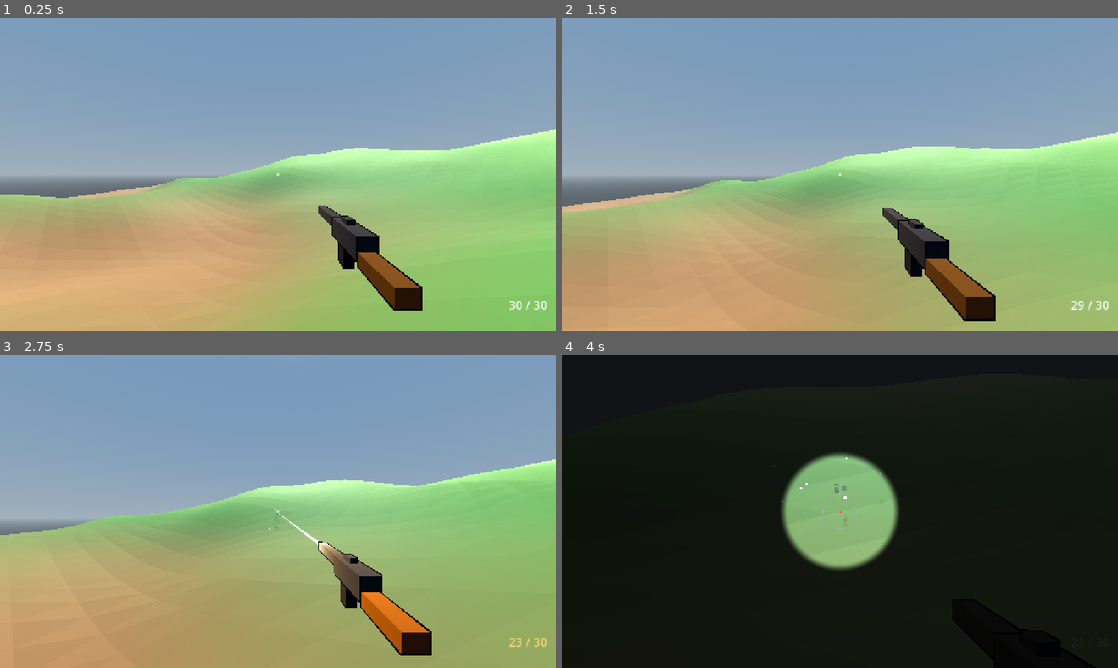
Above: before the commit, frames 1-4 (two rows, left to right).
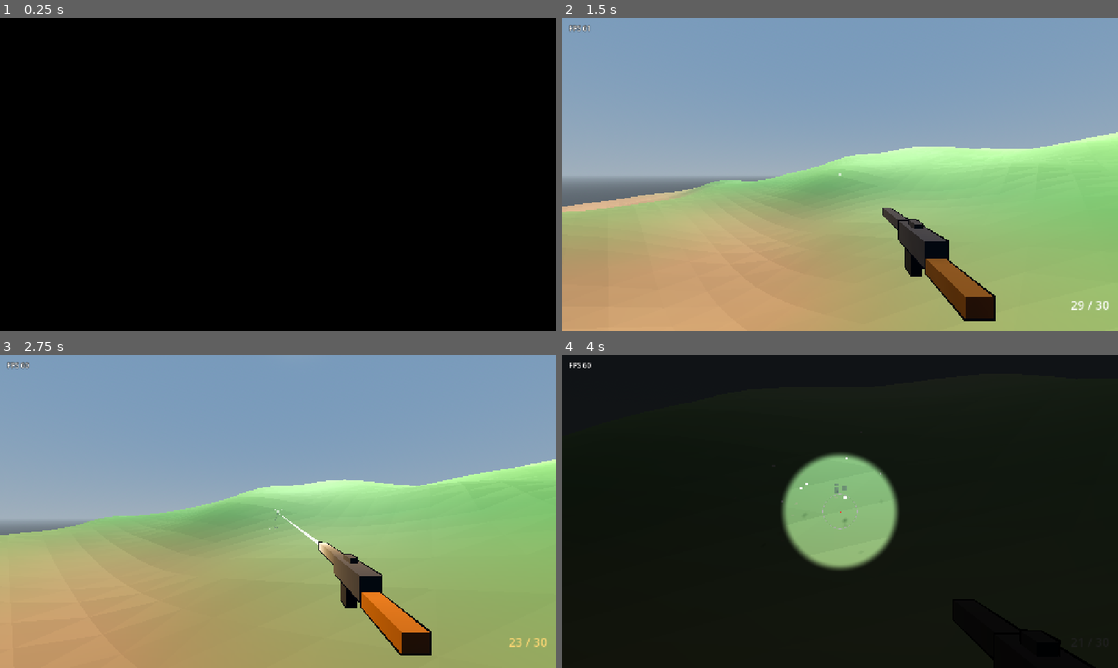
Above: after the commit, the same moments.

Repository: cybernattor/rankborn
Game: Godot game, scene res://scenes/game/game_scene.tscn
Same seed, same stepped clock (60 frames per second), same inputs: the game is played once before the commit and once after it. This scene is started directly instead of the project's main scene.
Inputs (mouse positions are in pixels of both pictures, inside the frame that each line leads up to):
- Up to frame 1 (0.25 s): no input
- Up to frame 2 (1.5 s): tap Enter (ui_accept) at 0.5 s; move the mouse to (867, 174) at 0.52 s; hold Right mouse button (aim) 0.53-1.28 s; hold W (move_forward) from 0.53 s (still down); click (867, 174) at 0.67 s; tap Space (jump) at 0.77, 1.07 s; tap Ctrl (crouch) at 0.8, 1.35 s; move the mouse to (812, 174) at 1.27 s
- Up to frame 3 (2.75 s): keep holding W (move_forward); tap Space (jump) at 1.52, 1.82, 2.3 s; click (250, 511) at 1.55 s; move the mouse to (289, 505) at 2.02 s; press the mouse at (289, 505) at 2.03 s
- Up to frame 4 (4 s): keep holding W (move_forward); move the mouse to (834, 517) at 2.77 s; release the mouse at (834, 517) at 2.78 s; tap Space (jump) at 2.85, 3.02, 3.32, 3.77 s; click (834, 517) at 2.92 s; right-click (834, 517) at 3.05 s; move the mouse to (878, 514) at 3.52 s; hold Right mouse button (aim) from 3.53 s (still down); click (878, 514) at 3.67 s; tap Ctrl (crouch) at 3.8 s

The runs differ from the first frame. In frame 1, 99% of the frame differs, in the area x 0-100%, y 0-100%; in frame 2, less than 0.1%; in frame 3, less than 0.1%; in frame 4, less than 0.1%.

Commit message:
fix(mobile): tablet feedback — text fields, aim overlay, button layout, shadows
- Enable touch-to-mouse emulation so LineEdit and sliders work on Android;
  strip mouse buttons from game actions on touch devices so a tap never fires.
- Move MobileUI and PauseMenu into a CanvasLayer above the weapon HUD: the
  scope overlay hid the buttons while they stayed tappable.
- Group right-side touch buttons in an arc around FIRE, lift ammo above them.
- Soft directional shadows and 80% 3D scale on mobile, sun shadow distance 50 m.
- Fade in at match start while every shot effect is drawn once (shader prewarm);
  FPS counter in debug builds.
- Tests: slider reacts to touch, touch UI above HUD, buttons don't overlap.

Co-Authored-By: Claude Opus 5.5 <noreply@anthropic.com>
Claude-Session: https://claude.ai/code/session_01HawzunZx1E3va69Y3pmV6w

Diff:
--- a/project.godot
+++ b/project.godot
@@ -129,7 +129,7 @@
 
 [input_devices]
 
-pointing/emulate_mouse_from_touch=false
+pointing/emulate_mouse_from_touch=true
 
 [physics]
 
@@ -139,4 +139,6 @@
 
 rendering_device/driver.windows="d3d12"
 anti_aliasing/quality/msaa_3d=2
+lights_and_shadows/directional_shadow/soft_shadow_filter_quality.mobile=2
+scaling_3d/scale.mobile=0.8
 textures/vram_compression/import_etc2_astc=true
--- a/scenes/game/game_scene.tscn
+++ b/scenes/game/game_scene.tscn
@@ -46,14 +46,18 @@
 light_color = Color(1, 0.95, 0.85, 1)
 light_energy = 1.5
 shadow_enabled = true
+directional_shadow_max_distance = 50.0
 
 [node name="GroundBody" type="StaticBody3D" parent="." unique_id=1825113920]
 
 [node name="Players" type="Node3D" parent="." unique_id=1880964014]
 
-[node name="MobileUI" parent="." unique_id=23906443 instance=ExtResource("2")]
+[node name="UILayer" type="CanvasLayer" parent="." unique_id=1650372411]
+layer = 10
 
-[node name="PauseMenu" parent="." unique_id=498414101 instance=ExtResource("3")]
+[node name="MobileUI" parent="UILayer" unique_id=23906443 instance=ExtResource("2")]
+
+[node name="PauseMenu" parent="UILayer" unique_id=498414101 instance=ExtResource("3")]
 
 [node name="SpawnPoints" type="Node3D" parent="." unique_id=217323524]
 
--- a/scripts/autoload/game_settings.gd
+++ b/scripts/autoload/game_settings.gd
@@ -23,6 +23,7 @@
 
 func _ready() -> void:
 	load_settings()
+	_apply_touch_input_map()
 
 
 func load_settings() -> void:
@@ -53,7 +54,13 @@
 
 
 ## Включить сенсорный режим на ПК (тесты, отладка без телефона). Не сохраняется.
-var force_touch: bool = false
+var force_touch: bool = false:
+	set(value):
+		force_touch = value
+		_apply_touch_input_map()
+
+## Кнопки мыши, снятые с игровых действий на тач-экране (действие → события).
+var _removed_mouse_events: Dictionary = {}
 
 
 ## Мобильный сенсорный интерфейс нужен на телефонах/планшетах (нативно и в вебе).
@@ -69,3 +76,23 @@
 
 func uses_crouch_toggle() -> bool:
 	return crouch_toggle or is_touch_device()
+
+
+# Касания эмулируют мышь (input_devices/pointing/emulate_mouse_from_touch): без этого
+# на Android не фокусируются поля ввода и не тянутся слайдеры. Но тогда любое касание —
+# ещё и клик левой кнопкой, то есть выстрел. Поэтому на тач-экране снимаем кнопки мыши
+# с игровых действий; стрельбу и прицел там нажимает MobileUI.
+func _apply_touch_input_map() -> void:
+	if is_touch_device():
+		for action in InputMap.get_actions():
+			if String(action).begins_with("ui_"):
+				continue
+			for event in InputMap.action_get_events(action):
+				if event is InputEventMouseButton:
+					InputMap.action_erase_event(action, event)
+					_removed_mouse_events.get_or_add(action, []).append(event)
+	else:
+		for action in _removed_mouse_events:
+			for event in _removed_mouse_events[action]:
+				InputMap.action_add_event(action, event)
+		_removed_mouse_events.clear()
--- a/scripts/player/player_controller.gd
+++ b/scripts/player/player_controller.gd
@@ -170,7 +170,7 @@
 		return
 	# Меню открывается и во время смерти.
 	if event.is_action_pressed("pause"):
-		var pause_menu = get_tree().current_scene.get_node_or_null("PauseMenu")
+		var pause_menu = get_tree().current_scene.get_node_or_null("UILayer/PauseMenu")
 		if pause_menu:
 			pause_menu.toggle()
 		return
--- a/scripts/ui/mobile_ui.gd
+++ b/scripts/ui/mobile_ui.gd
@@ -8,6 +8,7 @@
 ## - левая нижняя часть экрана — плавающий джойстик (появляется под пальцем);
 ##   отклонение до края вперёд включает спринт;
 ## - свайп по любому свободному месту — обзор;
+## - справа внизу FIRE, вокруг неё дугой DUCK, R, AIM, JUMP;
 ## - FIRE справа: удержание стреляет, а перетаскивание пальца по ней крутит камеру,
 ##   поэтому можно целиться и стрелять одним пальцем;
 ## - FIRE слева — дубль для второй руки.
@@ -22,6 +23,19 @@
 const MOVE_ZONE_WIDTH := 0.4
 const MOVE_ZONE_TOP := 0.5
 const MOVE_ACTIONS := ["move_left", "move_right", "move_forward", "move_back"]
+
+## FIRE в правом нижнем углу, остальные кнопки — на дуге вокруг неё.
+const FIRE_RADIUS := 70.0
+const FIRE_MARGIN := 150.0
+const ARC_DISTANCE := 135.0
+const ARC_BUTTON_RADIUS := 42.0
+## Угол на дуге в градусах: 180 — слева от FIRE, 270 — над ней (ось y вниз).
+const ARC_BUTTONS := {
+	"crouch": {"angle": 160.0, "label": "DUCK", "action": "crouch"},
+	"reload": {"angle": 200.0, "label": "R", "action": "reload"},
+	"aim": {"angle": 240.0, "label": "AIM", "action": "aim"},
+	"jump": {"angle": 282.0, "label": "JUMP", "action": "jump"},
+}
 
 const COLOR_FILL := Color(0.1, 0.12, 0.15, 0.35)
 const COLOR_FILL_ACTIVE := Color(0.95, 0.75, 0.3, 0.45)
@@ -61,15 +75,22 @@
 func _layout() -> void:
 	var w := size.x
 	var h := size.y
+	# Правые кнопки — дугой вокруг FIRE под большим пальцем, как в мобильных шутерах.
+	# Раньше они были разбросаны по правой половине: свайп для обзора начинался
+	# на какой-нибудь кнопке и вместо поворота её нажимал. Середина и верх правой
+	# половины теперь свободны под обзор.
+	var fire_center := Vector2(w - FIRE_MARGIN, h - FIRE_MARGIN)
 	_buttons = {
-		"fire": {"center": Vector2(w - 130, h - 170), "radius": 64.0, "label": "FIRE", "action": "shoot", "look": true},
+		"fire": {"center": fire_center, "radius": FIRE_RADIUS, "label": "FIRE", "action": "shoot", "look": true},
 		"fire_left": {"center": Vector2(110, h * 0.36), "radius": 42.0, "label": "FIRE", "action": "shoot", "look": false},
-		"aim": {"center": Vector2(w - 120, h - 330), "radius": 44.0, "label": "AIM", "action": "aim", "look": false},
-		"reload": {"center": Vector2(w - 270, h - 250), "radius": 40.0, "label": "R", "action": "reload", "look": false},
-		"jump": {"center": Vector2(w - 270, h - 110), "radius": 46.0, "label": "JUMP", "action": "jump", "look": false},
-		"crouch": {"center": Vector2(w - 390, h - 80), "radius": 40.0, "label": "DUCK", "action": "crouch", "look": false},
 		"pause": {"center": Vector2(w - 56, 56), "radius": 32.0, "label": "II", "action": "", "look": false},
 	}
+	for name in ARC_BUTTONS:
+		var spec: Dictionary = ARC_BUTTONS[name]
+		_buttons[name] = {
+			"center": fire_center + Vector2.from_angle(deg_to_rad(spec.angle)) * ARC_DISTANCE,
+			"radius": ARC_BUTTON_RADIUS, "label": spec.label, "action": spec.action, "look": false,
+		}
 	_stick_origin = _default_stick_origin()
 	queue_redraw()
 
--- a/scripts/ui/weapon_hud.gd
+++ b/scripts/ui/weapon_hud.gd
@@ -33,6 +33,12 @@
 # Hit marker
 var _hit_marker_tween: Tween
 
+## На тач-экране патроны поднимаются над кнопками справа внизу, иначе FIRE их закрывает.
+const TOUCH_AMMO_OFFSET_Y := -340.0
+## Счётчик кадров в отладочных сборках — чтобы тестеры могли назвать цифры.
+var _fps_label: Label
+var _touch_layout: bool = false
+
 
 func _ready() -> void:
 	visible = false
@@ -40,6 +46,13 @@
 		reload_bar.visible = false
 	if hit_marker:
 		hit_marker.visible = false
+	if OS.is_debug_build():
+		_fps_label = Label.new()
+		_fps_label.mouse_filter = Control.MOUSE_FILTER_IGNORE
+		_fps_label.position = Vector2(16, 12)
+		_fps_label.add_theme_color_override("font_outline_color", Color.BLACK)
+		_fps_label.add_theme_constant_override("outline_size", 4)
+		$UILayer.add_child(_fps_label)
 
 
 func setup(weapon_mgr: WeaponManager) -> void:
@@ -77,6 +90,9 @@
 
 
 func _process(delta: float) -> void:
+	_update_touch_layout()
+	if _fps_label:
+		_fps_label.text = "FPS %d" % Engine.get_frames_per_second()
 	var weapon := _get_weapon()
 	if not weapon:
 		return
@@ -141,6 +157,17 @@
 	var half_height := get_viewport().get_visible_rect().size.y * 0.5
 	var focal_length := half_height / tan(deg_to_rad(camera.fov) * 0.5)
 	return maxf(0.0, tan(weapon.get_spread_angle()) * focal_length - BASE_GAP)
+
+
+func _update_touch_layout() -> void:
+	var touch := GameSettings.is_touch_device()
+	if touch == _touch_layout:
+		return
+	_touch_layout = touch
+	var shift := TOUCH_AMMO_OFFSET_Y if touch else -TOUCH_AMMO_OFFSET_Y
+	var ammo_box: Control = $UILayer/BottomRight
+	ammo_box.offset_top += shift
+	ammo_box.offset_bottom += shift
 
 
 func _set_scope_visible(show_scope: bool) -> void:
--- a/scripts/weapons/rifle.gd
+++ b/scripts/weapons/rifle.gd
@@ -37,6 +37,7 @@
 # Меши и материалы эффектов попадания общие для всех выстрелов:
 # создаются один раз, а не на каждое попадание.
 static var _impact_assets: Dictionary = {}
+const PREWARM_MARK_LIFETIME := 0.2
 
 
 func _ready() -> void:
@@ -218,6 +219,25 @@
 	muzzle_light.light_energy = 1.5
 	get_tree().create_timer(0.04).timeout.connect(func():
 		muzzle_light.light_energy = 0.0
+	)
+
+
+## Один раз показать все эффекты выстрела перед камерой в начале матча (под затемнением):
+## шейдер материала компилируется при первой отрисовке, и без прогрева первый выстрел,
+## первое попадание и первая кровь давали заметный рывок кадра, особенно на телефонах.
+func prewarm_effects(at: Vector3) -> void:
+	_shoot_effects()
+	_spawn_impact(at, Vector3.UP)
+	_spawn_impact(at + Vector3.UP * 0.5, Vector3.BACK)
+	_spawn_tracer(muzzle_flash.global_position, at)
+	_spawn_blood(at + Vector3.UP, Vector3.UP)
+	# Следы пуль от прогрева убираем, как только они отрисовались.
+	var marks := _scorch_marks.slice(-2)
+	get_tree().create_timer(PREWARM_MARK_LIFETIME).timeout.connect(func():
+		for mark in marks:
+			_scorch_marks.erase(mark)
+			if is_instance_valid(mark):
+				mark.queue_free()
 	)
 
 
--- a/scripts/world/game_scene.gd
+++ b/scripts/world/game_scene.gd
@@ -5,8 +5,8 @@
 
 @onready var players_node: Node3D = $Players
 @onready var spawn_points: Node3D = $SpawnPoints
-@onready var mobile_ui: Control = $MobileUI
-@onready var pause_menu: Control = $PauseMenu
+@onready var mobile_ui: Control = $UILayer/MobileUI
+@onready var pause_menu: Control = $UILayer/PauseMenu
 @onready var game_mode: GameMode = $GameMode
 
 const TERRAIN_SIZE := 100.0
@@ -14,6 +14,11 @@
 const TERRAIN_SEED := 42
 ## Зазор между ногами и землёй при спавне: капсула не должна начинать внутри склона.
 const SPAWN_CLEARANCE := 0.1
+## Затемнение в начале матча: под ним проходит рывок загрузки и прогрев эффектов.
+const FADE_IN_HOLD := 0.3
+const FADE_IN_TIME := 0.5
+## На каком расстоянии перед игроком прогревать эффекты (должны попасть в кадр).
+const PREWARM_DISTANCE := 4.0
 
 var player_scene := preload("res://scenes/shared/player.tscn")
 var local_player_id: int = 1
@@ -42,6 +47,7 @@
 	mobile_ui.pause_pressed.connect(pause_menu.toggle)
 	pause_menu.visibility_changed.connect(_on_pause_visibility_changed)
 	_bind_local_player_ui()
+	_fade_in_with_prewarm()
 
 
 func _build_lowpoly_terrain() -> void:
@@ -59,6 +65,26 @@
 	terrain_collision.backface_collision = true
 	col.shape = terrain_collision
 	ground_body.add_child(col)
+
+
+func _fade_in_with_prewarm() -> void:
+	var fade := ColorRect.new()
+	fade.color = Color.BLACK
+	fade.mouse_filter = Control.MOUSE_FILTER_IGNORE
+	fade.set_anchors_preset(Control.PRESET_FULL_RECT)
+	$UILayer.add_child(fade)
+	var player := _get_local_player()
+	if player:
+		var weapon = player.weapon_manager.get_current_weapon()
+		if weapon and weapon.has_method("prewarm_effects"):
+			var forward: Vector3 = -player.global_transform.basis.z
+			var at: Vector3 = player.global_position + forward * PREWARM_DISTANCE
+			at.y = MeshUtils.terrain_height_at(TERRAIN_SIZE, TERRAIN_RESOLUTION, TERRAIN_SEED, at.x, at.z)
+			weapon.prewarm_effects(at)
+	var tween := create_tween()
+	tween.tween_interval(FADE_IN_HOLD)
+	tween.tween_property(fade, "modulate:a", 0.0, FADE_IN_TIME)
+	tween.tween_callback(fade.queue_free)
 
 
 func _on_player_connected(id: int) -> void:
--- a/tests/input_check.gd
+++ b/tests/input_check.gd
@@ -36,8 +36,8 @@
 	root.add_child(world)
 	current_scene = world
 	player = world.get_node("Players/1")
-	ui = world.get_node("MobileUI")
-	pause_menu = world.get_node("PauseMenu")
+	ui = world.get_node("UILayer/MobileUI")
+	pause_menu = world.get_node("UILayer/PauseMenu")
 	await _wait_landed()
 	await _check_mouse_look(settings)
 	await _check_movement()
@@ -277,12 +277,46 @@
 	await _touch(6, ui._buttons.pause.center, true)
 	_check(pause_menu.visible and not ui.visible, "Кнопка паузы не открывает меню")
 	_check(Input.get_vector("move_left", "move_right", "move_forward", "move_back") == Vector2.ZERO, "Меню не отпускает зажатые действия")
-	# Кнопки меню нажимаются касанием (эмуляция мыши выключена).
+	await _touch(5, start, false)
+	await _touch(6, ui._buttons.pause.center, false)
+	# Слайдер тянется касанием: без эмуляции мыши из касаний поля ввода и слайдеры
+	# на Android не реагировали (кнопки — да, поэтому это не сразу заметили).
+	var slider: HSlider = pause_menu.get_node("VBoxContainer/TouchSensSlider")
+	var before := slider.value
+	var rect := slider.get_global_rect()
+	var target := Vector2(rect.position.x + rect.size.x * 0.9, rect.get_center().y)
+	# Мышь эмулируется от первого пальца, коснувшегося, когда других нет.
+	await _touch(0, target, true)
+	await _touch(0, target, false)
+	_check(slider.value != before, "Слайдер в меню не реагирует на касание")
+	slider.value = before
+	# Кнопки меню нажимаются касанием.
 	var resume: Button = pause_menu.get_node("%ResumeButton")
 	var center := resume.get_global_rect().get_center()
 	await _touch(7, center, true)
 	await _touch(7, center, false)
 	_check(not pause_menu.visible and ui.visible, "Кнопки меню не нажимаются касанием")
+	_check_touch_layout(size)
+
+
+## Сенсорный UI поверх HUD (прицел закрывал кнопки, но они нажимались), кнопки
+## не перекрываются, в пределах экрана и не закрывают патроны.
+func _check_touch_layout(size: Vector2) -> void:
+	var hud: CanvasLayer = player.get_node("WeaponHUD")
+	_check((ui.get_parent() as CanvasLayer).layer > hud.layer, "Сенсорные кнопки рисуются под HUD")
+	var screen := Rect2(Vector2.ZERO, size)
+	var names: Array = ui._buttons.keys()
+	for i in names.size():
+		var a: Dictionary = ui._buttons[names[i]]
+		_check(screen.grow(-a.radius).has_point(a.center), "Кнопка %s выходит за экран" % names[i])
+		for j in range(i + 1, names.size()):
+			var b: Dictionary = ui._buttons[names[j]]
+			_check(a.center.distance_to(b.center) > a.radius + b.radius, "Кнопки %s и %s перекрываются" % [names[i], names[j]])
+	var ammo: Rect2 = hud.get_node("UILayer/BottomRight").get_global_rect()
+	for name in names:
+		var b: Dictionary = ui._buttons[name]
+		var closest: Vector2 = (b.center as Vector2).clamp(ammo.position, ammo.end)
+		_check(closest.distance_to(b.center) > b.radius, "Кнопка %s закрывает патроны" % name)
 
 
 ## Поворот вправо с момента yaw_before, с учётом перехода угла через ±PI.
Not shown, changed: AGENTS.md
Not shown, changed: docs/architecture.md
Not shown, changed: docs/roadmap.md
